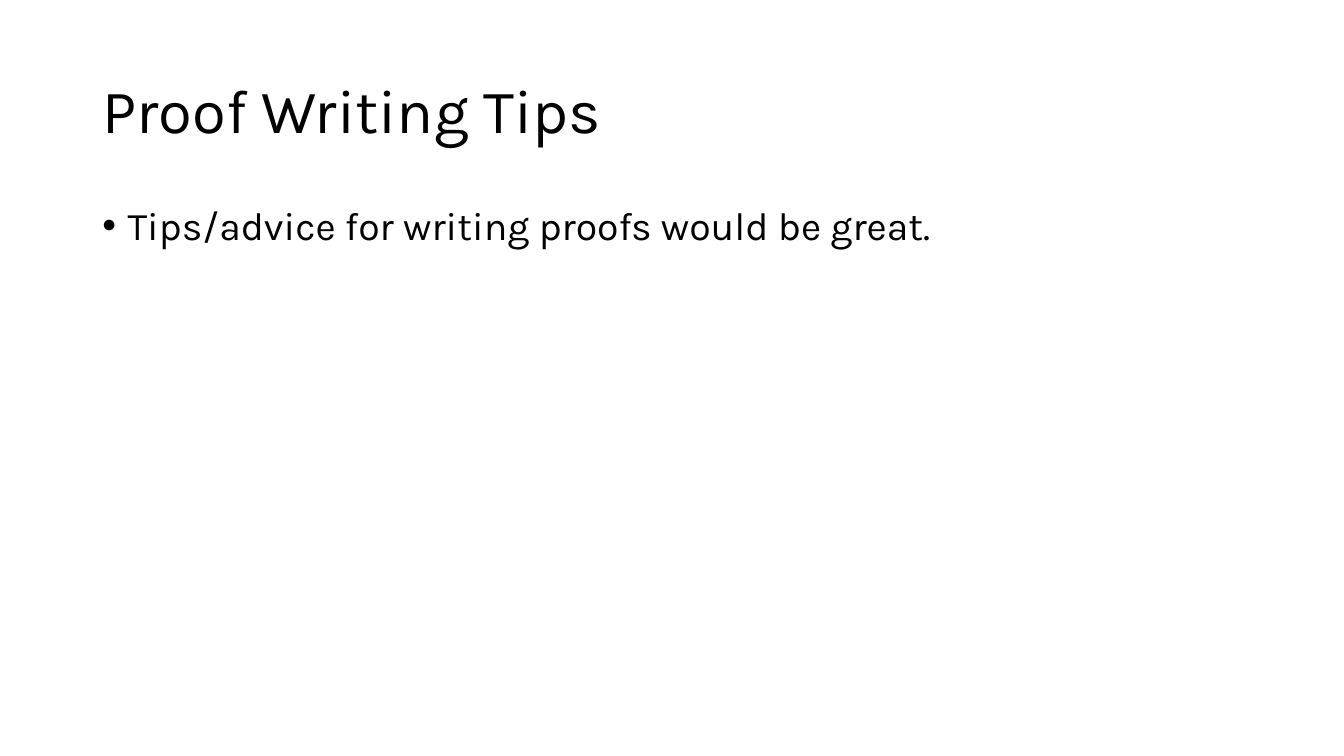
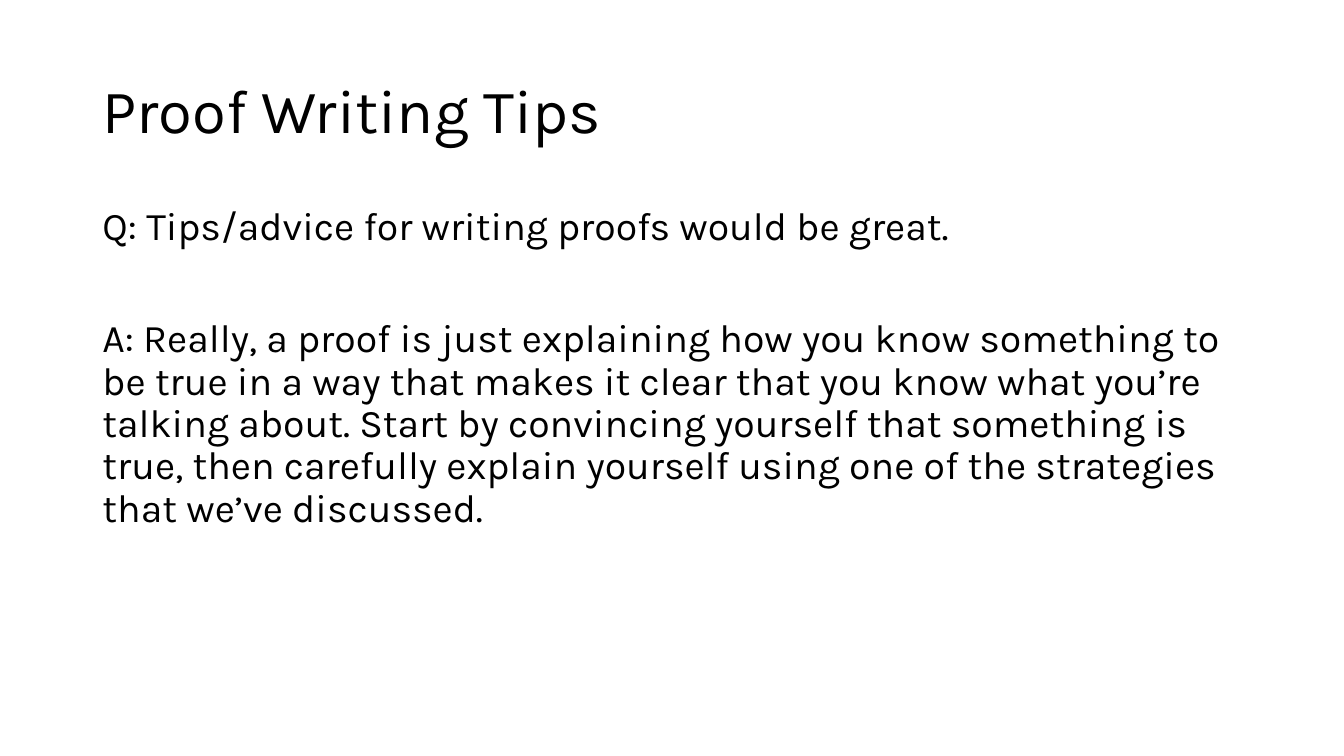
Before and after one commit to natebrunelle/cse417, a slide deck: slide 7 of markdown/files/slides/13.pptx. Drawn at 1344x756 pixels with LibreOffice and Linux fonts; fonts in the diff are those of the drawing. Boxes give left, top, right and bottom in pixels: in the first picture for what was removed or moved away, otherwise in the second. Text is boxed around its words. In the diff, an @@ line names an element or a change of style, - is before the commit and + after.

```diff
--- a/markdown/files/slides/13.pptx
+++ b/markdown/files/slides/13.pptx
@@ text at [102, 211, 1219, 523]: text changed @@
-• Tips/advice for writing proofs would be great.
+Q: Tips/advice for writing proofs would be great.
+A: Really, a proof is just explaining how you know something to be true in a way that makes it clear that you know what you’re talking about. Start by convincing yourself that something is true, then carefully explain yourself using one of the strategies that we’ve discussed.
```
Also in this commit, not shown: 3 other slides changed, 1 slide removed, 1 other file.
